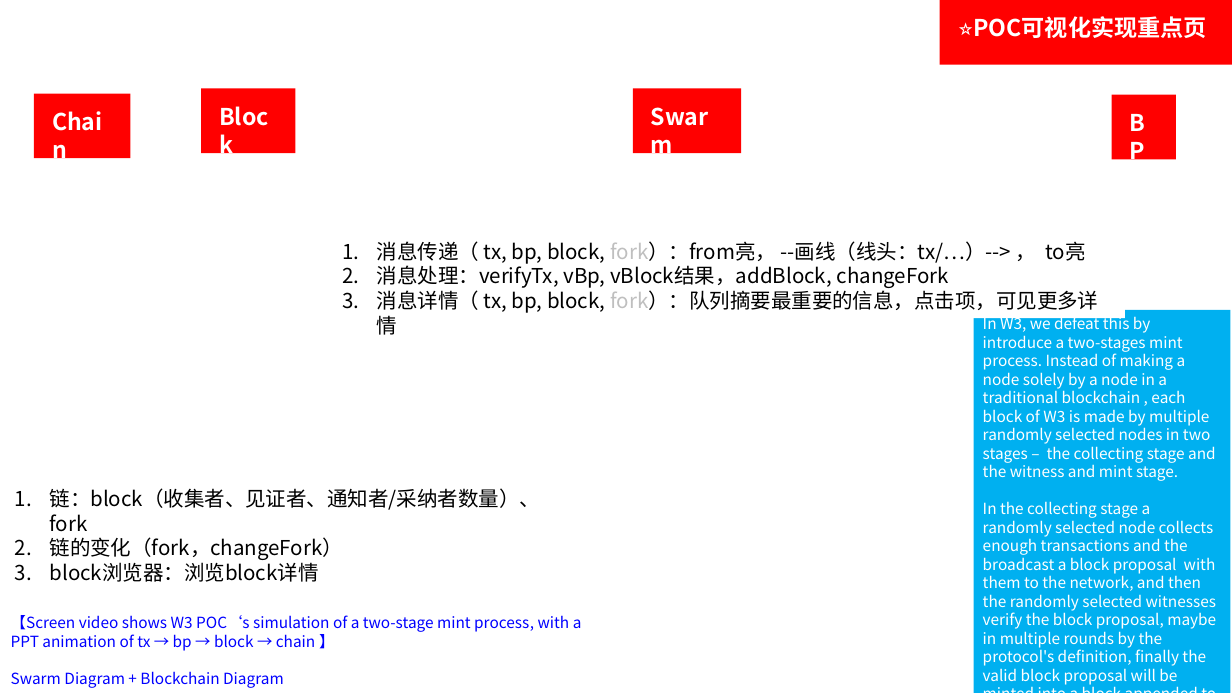
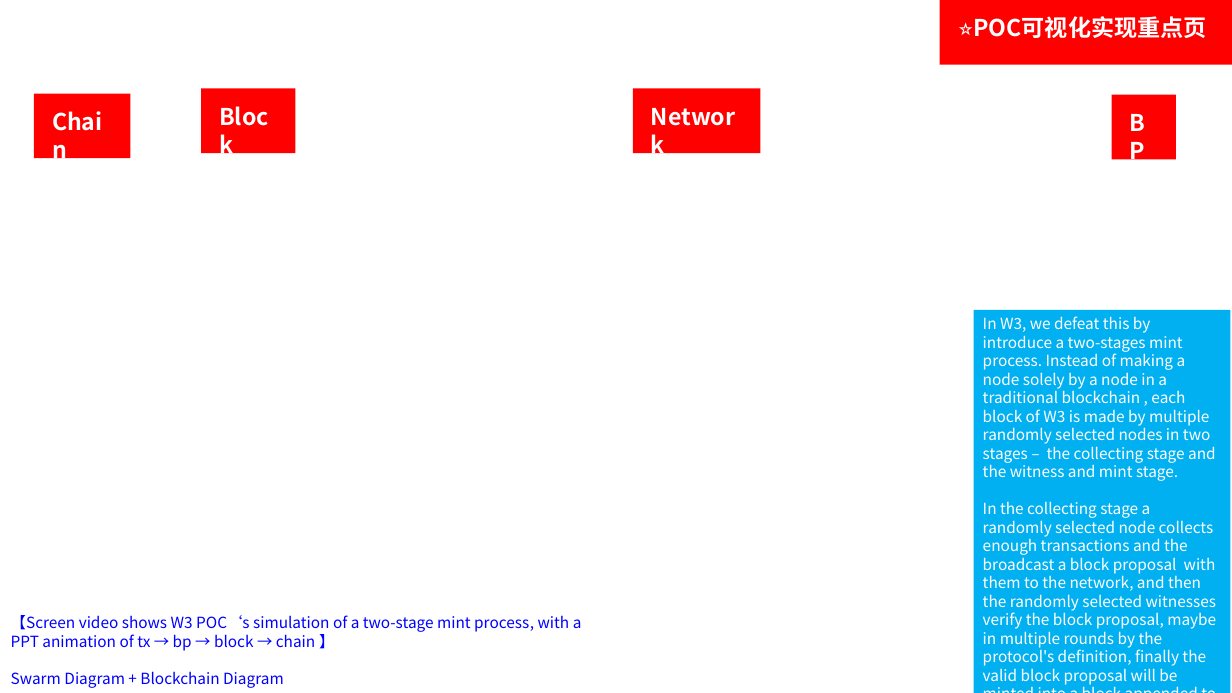
Before and after one commit to weihaopeng/W3-POC, a slide deck: slide 3 of design/designs.pptx. Drawn at 1232x693 pixels with LibreOffice and Linux fonts; fonts in the diff are those of the drawing; background and template pictures are left out. Boxes give left, top, right and bottom in pixels: in the first picture for what was removed or moved away, otherwise in the second. Text is boxed around its words. In the diff, an @@ line names an element or a change of style, - is before the commit and + after.

```diff
--- a/design/designs.pptx
+++ b/design/designs.pptx
@@ rectangle "Network" resized from (x1=633, y1=89, x2=741, y2=153) to (x1=633, y1=89, x2=761, y2=153) @@
@@ text removed at (x1=377, y1=241, x2=1098, y2=335) @@
-1. 消息传递（ tx, bp, block, fork）：from亮， --画线（线头：tx/…）--> ， to亮
-2. 消息处理：verifyTx, vBp, vBlock结果，addBlock, changeFork
-3. 消息详情（ tx, bp, block, fork）：队列摘要最重要的信息，点击项，可见更多详情
@@ text removed at (x1=50, y1=488, x2=541, y2=582) @@
-1. 链：block（收集者、见证者、通知者/采纳者数量）、fork
-2. 链的变化（fork，changeFork）
-3. block浏览器：浏览block详情
```
Also in this commit, not shown: 1 other slide changed, 3 slides added.
